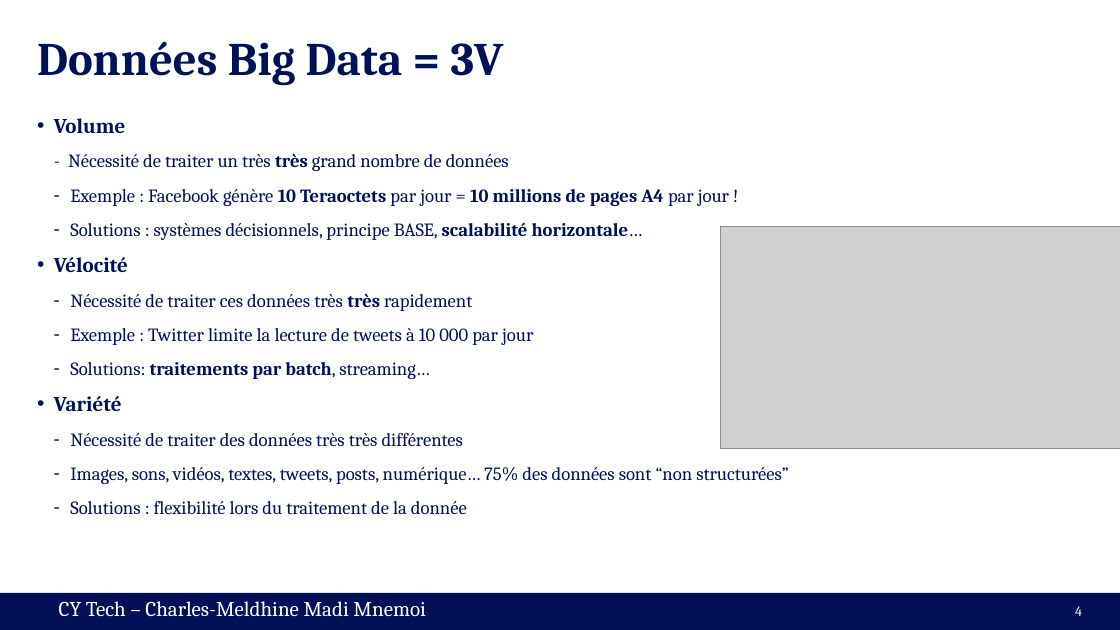
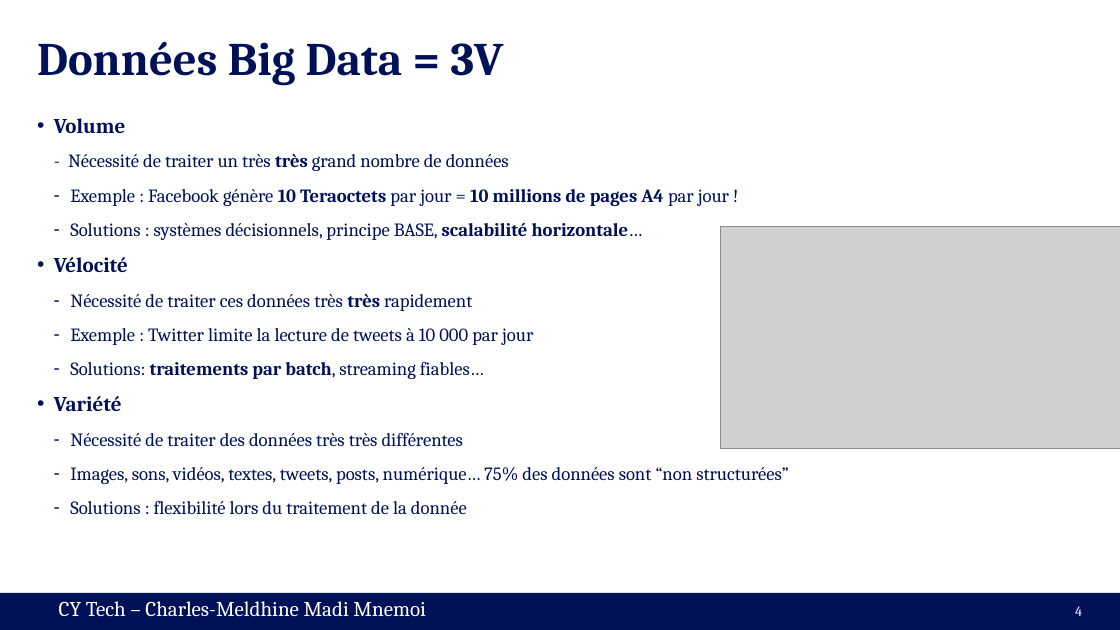
Before and after one commit to cmnemoi/cytech_sparks, a slide deck: slide 4 of presentation.pptx. Drawn at 1120x630 pixels with LibreOffice and Linux fonts; fonts in the diff are those of the drawing; grey boxes stand for pictures. Boxes give left, top, right and bottom in pixels: in the first picture for what was removed or moved away, otherwise in the second. Text is boxed around its words. In the diff, an @@ line names an element or a change of style, - is before the commit and + after.

```diff
--- a/presentation.pptx
+++ b/presentation.pptx
@@ text at [70, 361, 484, 379]: text changed @@
-  – Solutions: traitements par batch, streaming…
+  – Solutions: traitements par batch, streaming fiables…
```
Also in this commit, not shown: 2 other slides changed, 2 slides added.
